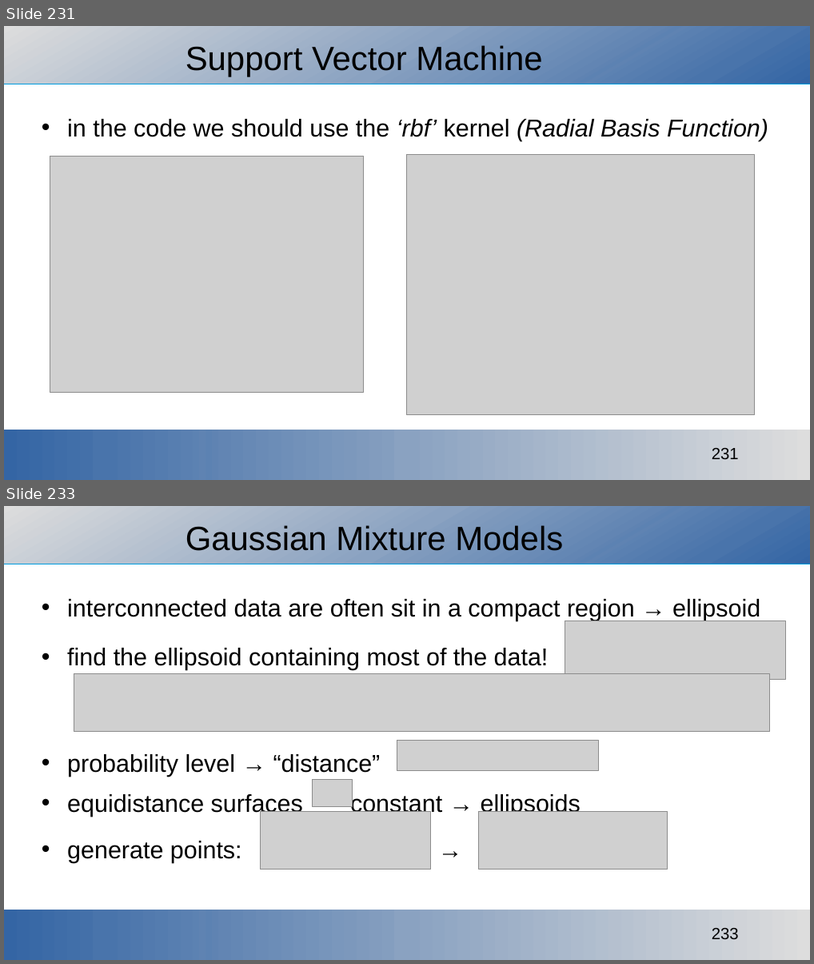
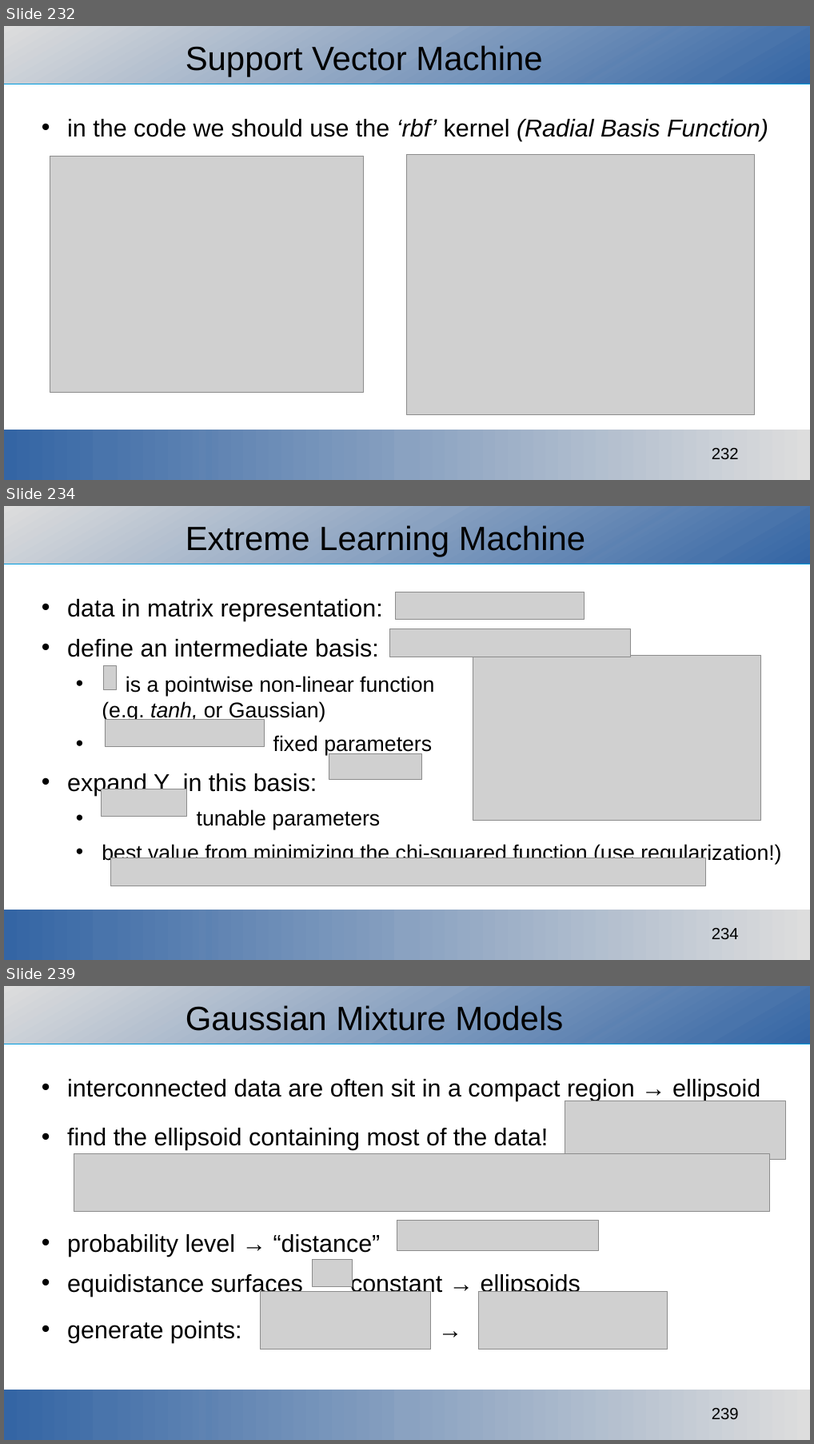
Before and after one commit to ajakovac/ML-in-Practice-I, a slide deck: ML in practice.odp. Shown one above the other, each under a label of ours: slides 231 and 233 before the commit, slides 232, 234 and 239 after it; the slides between them are not shown. The pictures are 814x964 and 814x1444 pixels, drawn with LibreOffice and Linux fonts; fonts in the diff are those of the drawing; grey boxes stand for pictures; background and template pictures are left out. Boxes give left, top, right and bottom in pixels: in the first picture for what was removed or moved away, otherwise in the second. Text is boxed around its words. In the diff, an @@ line names an element or a change of style, - is before the commit and + after.

```diff
--- a/ML in practice.odp
+++ b/ML in practice.odp
@@ slide 234 added at <box>4,506,810,960</box>, background #FFFFFF; not listed: 3 template elements that a slide beside it also shows @@
@@ title added at <box>186,525,586,556</box>, 33 pt, text #000000 @@
+Extreme Learning Machine
@@ text added at <box>67,599,782,864</box>, 21 pt, text #000000 @@
+• data in matrix representation:
+• define an intermediate basis:
+  • is a pointwise non-linear function
+    (e.g. tanh, or Gaussian)
+  • fixed parameters
+• expand Y in this basis:
+  • tunable parameters
+  • best value from minimizing the chi-squared function (use regularization!)
@@ picture added at <box>395,592,584,620</box> @@
@@ picture added at <box>390,628,630,656</box> @@
@@ picture added at <box>103,666,116,690</box> @@
@@ picture added at <box>474,656,762,820</box> @@
@@ picture added at <box>105,719,265,746</box> @@
@@ picture added at <box>330,754,422,780</box> @@
@@ picture added at <box>102,788,186,816</box> @@
@@ picture added at <box>111,857,706,886</box> @@
@@ what was slide 231 is now slide 232 @@
@@ page number at <box>712,448,739,459</box>: text changed @@
-231
+232
@@ what was slide 233 is now slide 239 @@
@@ page number at <box>712,1408,739,1419</box>: text changed @@
-233
+239
```
Also in this commit, not shown: 7 slides changed, 14 other slides added, 16 other files.
